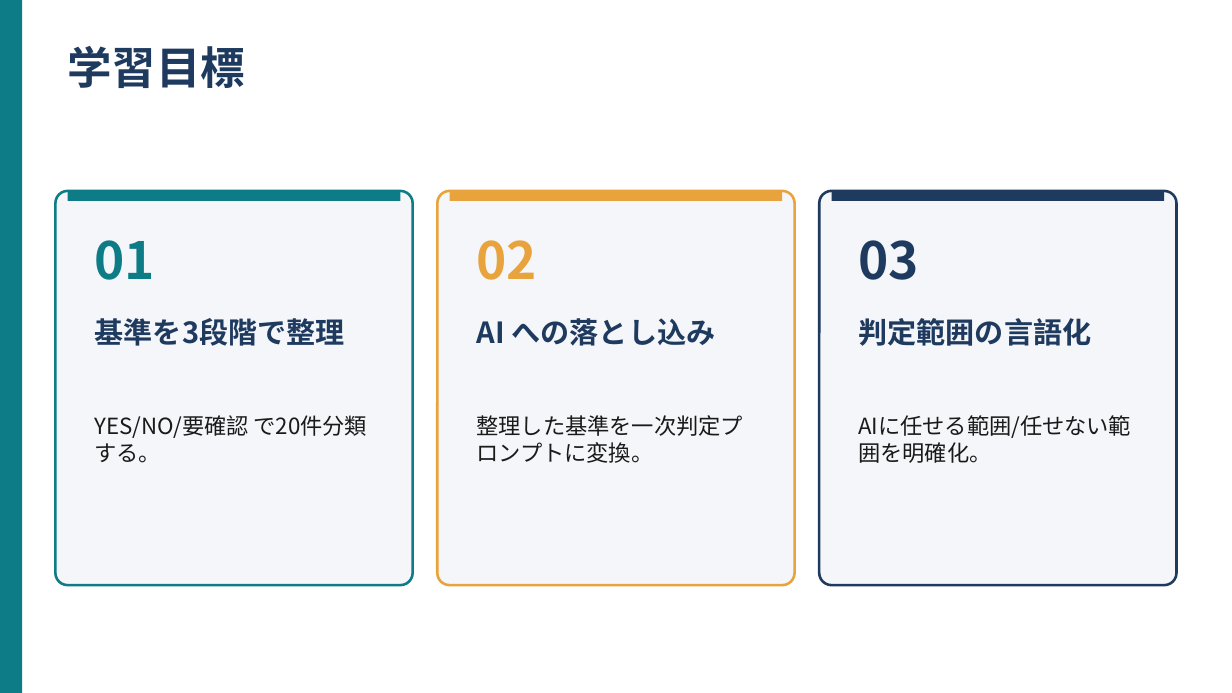
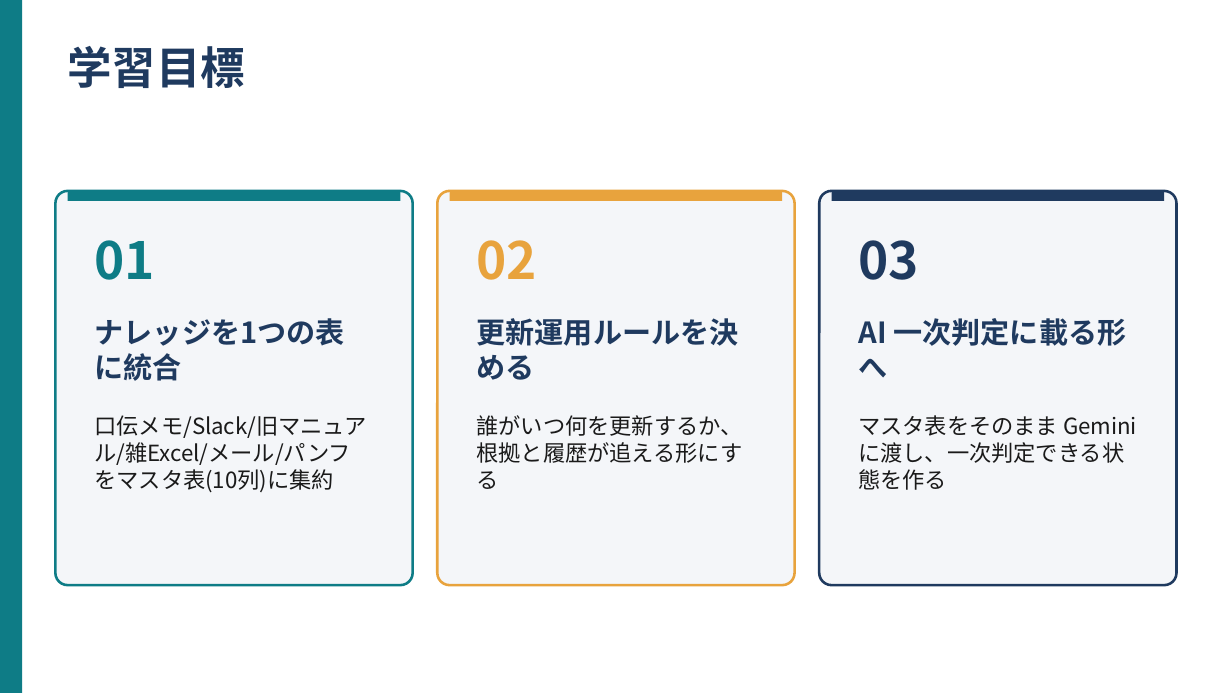
Before and after one commit to kana-story-321/github.io, a slide deck: slide 2 of lecture_pptx/out/s15/ワーク01.pptx. Drawn at 1232x693 pixels with LibreOffice and Linux fonts; fonts in the diff are those of the drawing. Boxes give left, top, right and bottom in pixels: in the first picture for what was removed or moved away, otherwise in the second. Text is boxed around its words. In the diff, an @@ line names an element or a change of style, - is before the commit and + after.

```diff
--- a/lecture_pptx/out/s15/ワーク01.pptx
+++ b/lecture_pptx/out/s15/ワーク01.pptx
@@ text at (95,318,345,346): text changed @@
-基準を3段階で整理
+ナレッジを1つの表に統合
@@ text at (477,318,739,380): text changed @@
-AI への落とし込み
+更新運用ルールを決める
@@ text at (858,318,1126,377): text changed @@
-判定範囲の言語化
+AI 一次判定に載る形へ
@@ text at (95,415,367,492): text changed @@
-YES/NO/要確認 で20件分類する。
+口伝メモ/Slack/旧マニュアル/雑Excel/メール/パンフ をマスタ表(10列)に集約
@@ text at (477,415,743,489): text changed @@
-整理した基準を一次判定プロンプトに変換。
+誰がいつ何を更新するか、根拠と履歴が追える形にする
@@ text at (858,415,1137,490): text changed @@
-AIに任せる範囲/任せない範囲を明確化。
+マスタ表をそのまま Gemini に渡し、一次判定できる状態を作る
```
Also in this commit, not shown: 7 other slides changed, 13 other files.
